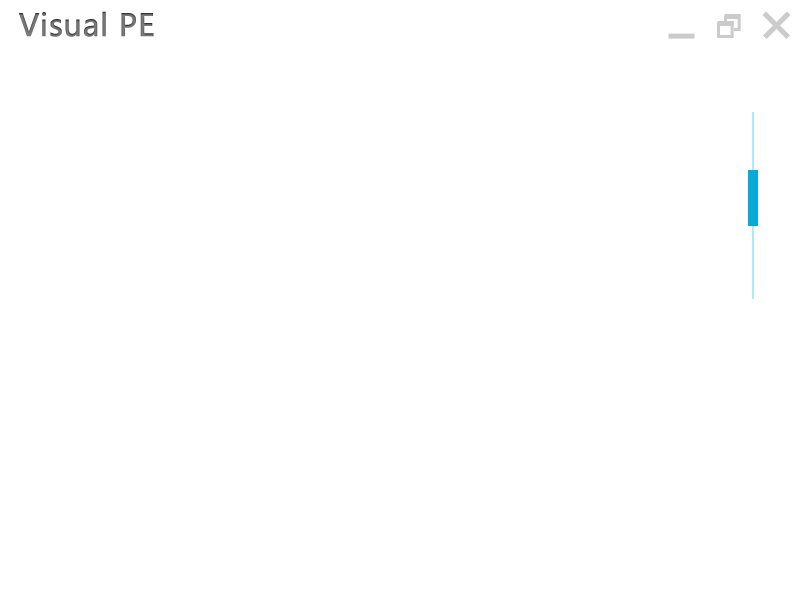
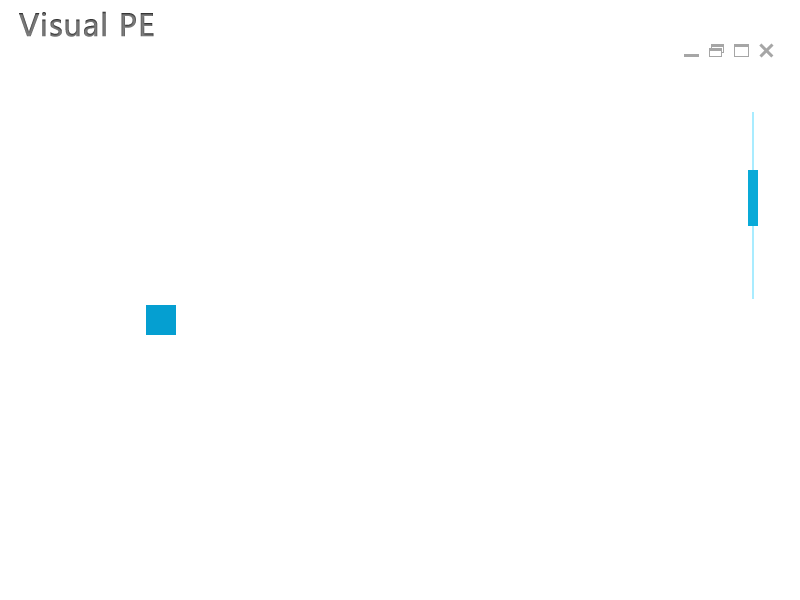
Comparing the layer stacks of the two 800x600 images. Changes:
added group "Button" with 3 layers above "图层 2" over [146, 305, 176, 335]
added layer "pushed" (1st of 5, in "Button") in group "Button" over [146, 305, 176, 335]
added layer "hot" (1st of 5, in "Button") in group "Button" over [146, 305, 176, 335]
added layer "normal" (1st of 5, in "Button") in group "Button" over [146, 305, 176, 335]
removed group "Btn" (4 layers) from group "Caption" over [668, 11, 791, 39]
removed layer "Close" (2nd of 2, in "Caption" › "Btn") from group "Btn" over [762, 11, 791, 39]
removed layer "Restore" (2nd of 2, in "Caption" › "Btn") from group "Btn" over [717, 14, 741, 38]
removed layer "Min" (2nd of 2, in "Caption" › "Btn") from group "Btn" over [668, 33, 695, 39]
added group "min" with 3 layers in group "Caption" over [679, 37, 699, 57]
added layer "normal" (2nd of 5, in "Caption" › "min") in group "min" over [684, 54, 699, 57]
added group "restore" with 3 layers in group "Caption" over [709, 37, 729, 57]
added layer "normal" (3rd of 5, in "Caption" › "restore") in group "restore" over [709, 44, 724, 57]
added group "max" with 3 layers in group "Caption" over [729, 37, 749, 57]
added layer "normal" (4th of 5, in "Caption" › "max") in group "max" over [734, 44, 749, 57]
added group "close" with 3 layers in group "Caption" over [759, 37, 774, 58]
added layer "normal" (5th of 5, in "Caption" › "close") in group "close" over [759, 43, 774, 58]
